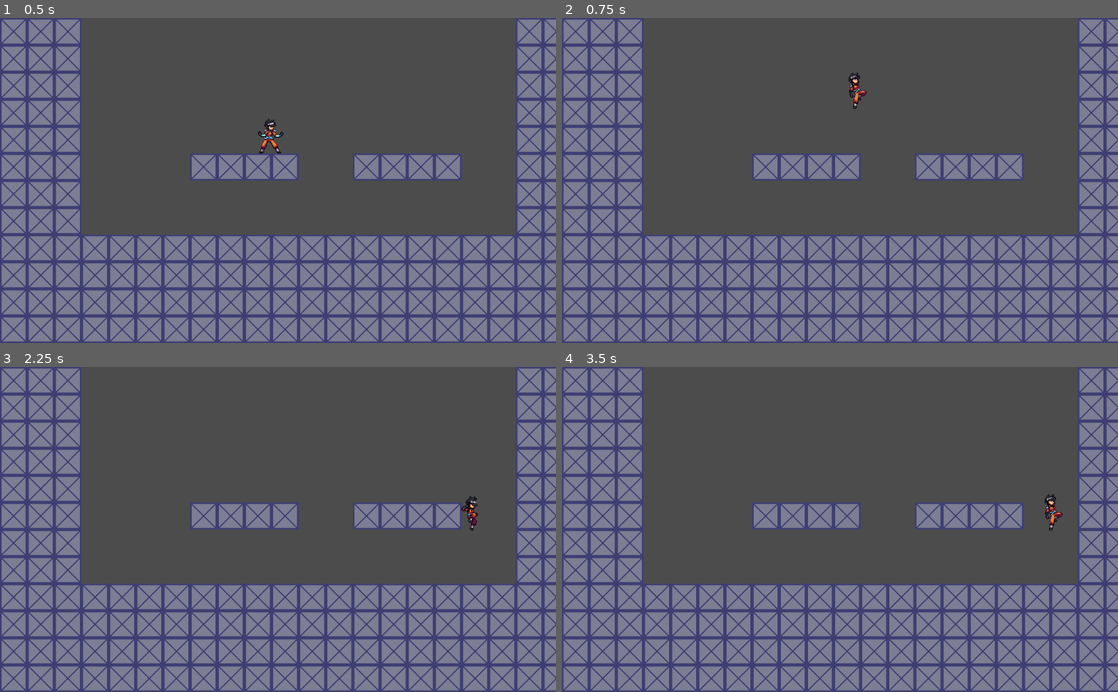
Above: before the commit, frames 1-4 (two rows, left to right).
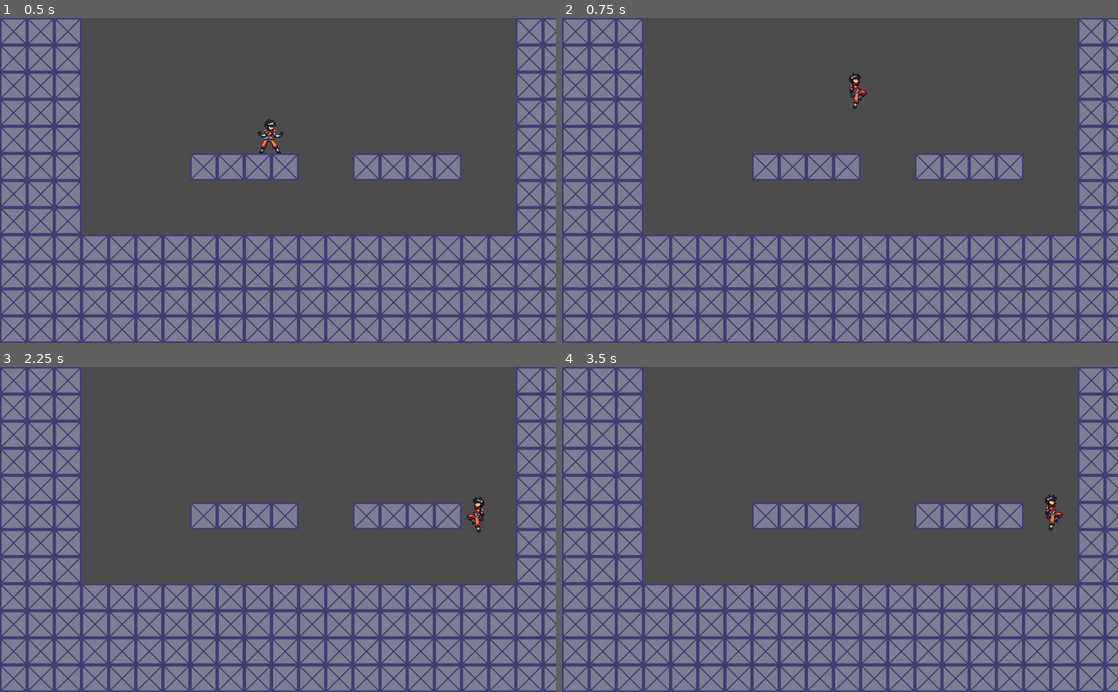
Above: after the commit, the same moments.

Repository: SpriteStar0/MeganEngine
Game: Godot game, scene res://Levels/Test Level Temp.tscn
The game is run twice, just before and just after one commit, with the same random seed, the same clock (stepped at 60 frames per second) and the same inputs.
Inputs:
- Up to frame 1 (0.5 s): no input
- Up to frame 2 (0.75 s): hold D (Move_right) from 0.53 s (still down); tap K (Jump) at 0.6 s
- Up to frame 3 (2.25 s): tap K (Jump) at 0.77, 1.07, 1.52, 1.55, 1.82, 2.1 s; tap Enter at 1.25 s; tap J (Shoot) at 1.35 s; release D (Move_right) at 2.03 s; hold A (Move_left) from 2.03 s (still down)
- Up to frame 4 (3.5 s): release A (Move_left) at 2.78 s; hold D (Move_right) from 2.78 s (still down); tap J (Shoot) at 2.85 s; tap K (Jump) at 3.02, 3.05, 3.32 s

Frame 1 is identical in both runs. In frame 2, less than 0.1% of the frame differs, in the area x 51-55%, y 16-27%; in frame 3, 0.3%, in the area x 83-88%, y 39-52%; in frame 4, less than 0.1%.

Commit message:
9.4.22 Build

Diff:
--- a/Player.gd
+++ b/Player.gd
@@ -48,7 +48,7 @@
 		movement_state = MovementState.IDLE
 		change_animation()
 	else:
-		$AnimationPlayer.seek(0.47)
+		$AnimationPlayer.seek(0.4)
 
 func set_can_fire(enabled):
 	can_fire = enabled
--- a/Player.tscn
+++ b/Player.tscn
@@ -6,6 +6,7 @@
 [ext_resource path="res://Sprites1/p_claire_standingfire.png" type="Texture" id=4]
 [ext_resource path="res://Sprites1/p_claire_runningfire.png" type="Texture" id=5]
 [ext_resource path="res://Sprites1/p_claire_jump.png" type="Texture" id=6]
+[ext_resource path="res://Sprites1/p_claire_jumpfire.png" type="Texture" id=7]
 
 [sub_resource type="CapsuleShape2D" id=16]
 radius = 11.0
@@ -303,9 +304,9 @@
 "values": [ false ]
 }
 
-[sub_resource type="Animation" id=26]
-resource_name = "ClaireJumpDefault_R"
-length = 0.7
+[sub_resource type="Animation" id=28]
+resource_name = "ClaireJumpAttackDefault_L"
+length = 0.65
 loop = true
 step = 0.01
 tracks/0/type = "value"
@@ -318,7 +319,7 @@
 "times": PoolRealArray( 0 ),
 "transitions": PoolRealArray( 1 ),
 "update": 1,
-"values": [ ExtResource( 6 ) ]
+"values": [ ExtResource( 7 ) ]
 }
 tracks/1/type = "value"
 tracks/1/path = NodePath(".:hframes")
@@ -339,7 +340,7 @@
 tracks/2/imported = false
 tracks/2/enabled = true
 tracks/2/keys = {
-"times": PoolRealArray( 0, 0.07, 0.17, 0.28, 0.36, 0.47, 0.57, 0.64 ),
+"times": PoolRealArray( -0.07, 0, 0.1, 0.21, 0.29, 0.4, 0.5, 0.57 ),
 "transitions": PoolRealArray( 1, 1, 1, 1, 1, 1, 1, 1 ),
 "update": 1,
 "values": [ 0, 1, 2, 3, 4, 5, 6, 7 ]
@@ -354,7 +355,7 @@
 "times": PoolRealArray( 0 ),
 "transitions": PoolRealArray( 1 ),
 "update": 0,
-"values": [ Vector2( 6, -32 ) ]
+"values": [ Vector2( -6, -32 ) ]
 }
 tracks/4/type = "value"
 tracks/4/path = NodePath(".:flip_h")
@@ -366,7 +367,7 @@
 "times": PoolRealArray( 0 ),
 "transitions": PoolRealArray( 1 ),
 "update": 1,
-"values": [ false ]
+"values": [ true ]
 }
 tracks/5/type = "method"
 tracks/5/path = NodePath("..")
@@ -375,7 +376,299 @@
 tracks/5/imported = false
 tracks/5/enabled = true
 tracks/5/keys = {
-"times": PoolRealArray( 0.57 ),
+"times": PoolRealArray( 0.5 ),
+"transitions": PoolRealArray( 1 ),
+"values": [ {
+"args": [  ],
+"method": "loop_falling"
+} ]
+}
+tracks/6/type = "method"
+tracks/6/path = NodePath("..")
+tracks/6/interp = 1
+tracks/6/loop_wrap = true
+tracks/6/imported = false
+tracks/6/enabled = true
+tracks/6/keys = {
+"times": PoolRealArray( 0, 0.14, 0.28, 0.42, 0.56 ),
+"transitions": PoolRealArray( 1, 1, 1, 1, 1 ),
+"values": [ {
+"args": [  ],
+"method": "shoot_gun"
+}, {
+"args": [  ],
+"method": "shoot_gun"
+}, {
+"args": [  ],
+"method": "shoot_gun"
+}, {
+"args": [  ],
+"method": "shoot_gun"
+}, {
+"args": [  ],
+"method": "shoot_gun"
+} ]
+}
+
+[sub_resource type="Animation" id=29]
+resource_name = "ClaireJumpAttackDefault_R"
+length = 0.65
+loop = true
+step = 0.01
+tracks/0/type = "value"
+tracks/0/path = NodePath(".:texture")
+tracks/0/interp = 1
+tracks/0/loop_wrap = true
+tracks/0/imported = false
+tracks/0/enabled = true
+tracks/0/keys = {
+"times": PoolRealArray( 0 ),
+"transitions": PoolRealArray( 1 ),
+"update": 1,
+"values": [ ExtResource( 7 ) ]
+}
+tracks/1/type = "value"
+tracks/1/path = NodePath(".:hframes")
+tracks/1/interp = 1
+tracks/1/loop_wrap = true
+tracks/1/imported = false
+tracks/1/enabled = true
+tracks/1/keys = {
+"times": PoolRealArray( 0 ),
+"transitions": PoolRealArray( 1 ),
+"update": 1,
+"values": [ 8 ]
+}
+tracks/2/type = "value"
+tracks/2/path = NodePath(".:frame")
+tracks/2/interp = 1
+tracks/2/loop_wrap = true
+tracks/2/imported = false
+tracks/2/enabled = true
+tracks/2/keys = {
+"times": PoolRealArray( -0.07, 0, 0.1, 0.21, 0.29, 0.4, 0.5, 0.57 ),
+"transitions": PoolRealArray( 1, 1, 1, 1, 1, 1, 1, 1 ),
+"update": 1,
+"values": [ 0, 1, 2, 3, 4, 5, 6, 7 ]
+}
+tracks/3/type = "value"
+tracks/3/path = NodePath(".:offset")
+tracks/3/interp = 1
+tracks/3/loop_wrap = true
+tracks/3/imported = false
+tracks/3/enabled = true
+tracks/3/keys = {
+"times": PoolRealArray( 0 ),
+"transitions": PoolRealArray( 1 ),
+"update": 0,
+"values": [ Vector2( 6, -32 ) ]
+}
+tracks/4/type = "value"
+tracks/4/path = NodePath(".:flip_h")
+tracks/4/interp = 1
+tracks/4/loop_wrap = true
+tracks/4/imported = false
+tracks/4/enabled = true
+tracks/4/keys = {
+"times": PoolRealArray( 0 ),
+"transitions": PoolRealArray( 1 ),
+"update": 1,
+"values": [ false ]
+}
+tracks/5/type = "method"
+tracks/5/path = NodePath("..")
+tracks/5/interp = 1
+tracks/5/loop_wrap = true
+tracks/5/imported = false
+tracks/5/enabled = true
+tracks/5/keys = {
+"times": PoolRealArray( 0.5 ),
+"transitions": PoolRealArray( 1 ),
+"values": [ {
+"args": [  ],
+"method": "loop_falling"
+} ]
+}
+tracks/6/type = "method"
+tracks/6/path = NodePath("..")
+tracks/6/interp = 1
+tracks/6/loop_wrap = true
+tracks/6/imported = false
+tracks/6/enabled = true
+tracks/6/keys = {
+"times": PoolRealArray( 0, 0.14, 0.28, 0.42, 0.56 ),
+"transitions": PoolRealArray( 1, 1, 1, 1, 1 ),
+"values": [ {
+"args": [  ],
+"method": "shoot_gun"
+}, {
+"args": [  ],
+"method": "shoot_gun"
+}, {
+"args": [  ],
+"method": "shoot_gun"
+}, {
+"args": [  ],
+"method": "shoot_gun"
+}, {
+"args": [  ],
+"method": "shoot_gun"
+} ]
+}
+
+[sub_resource type="Animation" id=27]
+resource_name = "ClaireJumpDefault_L"
+length = 0.65
+loop = true
+step = 0.01
+tracks/0/type = "value"
+tracks/0/path = NodePath(".:texture")
+tracks/0/interp = 1
+tracks/0/loop_wrap = true
+tracks/0/imported = false
+tracks/0/enabled = true
+tracks/0/keys = {
+"times": PoolRealArray( 0 ),
+"transitions": PoolRealArray( 1 ),
+"update": 1,
+"values": [ ExtResource( 6 ) ]
+}
+tracks/1/type = "value"
+tracks/1/path = NodePath(".:hframes")
+tracks/1/interp = 1
+tracks/1/loop_wrap = true
+tracks/1/imported = false
+tracks/1/enabled = true
+tracks/1/keys = {
+"times": PoolRealArray( 0 ),
+"transitions": PoolRealArray( 1 ),
+"update": 1,
+"values": [ 8 ]
+}
+tracks/2/type = "value"
+tracks/2/path = NodePath(".:frame")
+tracks/2/interp = 1
+tracks/2/loop_wrap = true
+tracks/2/imported = false
+tracks/2/enabled = true
+tracks/2/keys = {
+"times": PoolRealArray( -0.07, 0, 0.1, 0.21, 0.29, 0.4, 0.5, 0.57 ),
+"transitions": PoolRealArray( 1, 1, 1, 1, 1, 1, 1, 1 ),
+"update": 1,
+"values": [ 0, 1, 2, 3, 4, 5, 6, 7 ]
+}
+tracks/3/type = "value"
+tracks/3/path = NodePath(".:offset")
+tracks/3/interp = 1
+tracks/3/loop_wrap = true
+tracks/3/imported = false
+tracks/3/enabled = true
+tracks/3/keys = {
+"times": PoolRealArray( 0 ),
+"transitions": PoolRealArray( 1 ),
+"update": 0,
+"values": [ Vector2( 6, -32 ) ]
+}
+tracks/4/type = "value"
+tracks/4/path = NodePath(".:flip_h")
+tracks/4/interp = 1
+tracks/4/loop_wrap = true
+tracks/4/imported = false
+tracks/4/enabled = true
+tracks/4/keys = {
+"times": PoolRealArray( 0 ),
+"transitions": PoolRealArray( 1 ),
+"update": 1,
+"values": [ true ]
+}
+tracks/5/type = "method"
+tracks/5/path = NodePath("..")
+tracks/5/interp = 1
+tracks/5/loop_wrap = true
+tracks/5/imported = false
+tracks/5/enabled = true
+tracks/5/keys = {
+"times": PoolRealArray( 0.5 ),
+"transitions": PoolRealArray( 1 ),
+"values": [ {
+"args": [  ],
+"method": "loop_falling"
+} ]
+}
+
+[sub_resource type="Animation" id=26]
+resource_name = "ClaireJumpDefault_R"
+length = 0.65
+loop = true
+step = 0.01
+tracks/0/type = "value"
+tracks/0/path = NodePath(".:texture")
+tracks/0/interp = 1
+tracks/0/loop_wrap = true
+tracks/0/imported = false
+tracks/0/enabled = true
+tracks/0/keys = {
+"times": PoolRealArray( 0 ),
+"transitions": PoolRealArray( 1 ),
+"update": 1,
+"values": [ ExtResource( 6 ) ]
+}
+tracks/1/type = "value"
+tracks/1/path = NodePath(".:hframes")
+tracks/1/interp = 1
+tracks/1/loop_wrap = true
+tracks/1/imported = false
+tracks/1/enabled = true
+tracks/1/keys = {
+"times": PoolRealArray( 0 ),
+"transitions": PoolRealArray( 1 ),
+"update": 1,
+"values": [ 8 ]
+}
+tracks/2/type = "value"
+tracks/2/path = NodePath(".:frame")
+tracks/2/interp = 1
+tracks/2/loop_wrap = true
+tracks/2/imported = false
+tracks/2/enabled = true
+tracks/2/keys = {
+"times": PoolRealArray( -0.07, 0, 0.1, 0.21, 0.29, 0.4, 0.5, 0.57 ),
+"transitions": PoolRealArray( 1, 1, 1, 1, 1, 1, 1, 1 ),
+"update": 1,
+"values": [ 0, 1, 2, 3, 4, 5, 6, 7 ]
+}
+tracks/3/type = "value"
+tracks/3/path = NodePath(".:offset")
+tracks/3/interp = 1
+tracks/3/loop_wrap = true
+tracks/3/imported = false
+tracks/3/enabled = true
+tracks/3/keys = {
+"times": PoolRealArray( 0 ),
+"transitions": PoolRealArray( 1 ),
+"update": 0,
+"values": [ Vector2( 6, -32 ) ]
+}
+tracks/4/type = "value"
+tracks/4/path = NodePath(".:flip_h")
+tracks/4/interp = 1
+tracks/4/loop_wrap = true
+tracks/4/imported = false
+tracks/4/enabled = true
+tracks/4/keys = {
+"times": PoolRealArray( 0 ),
+"transitions": PoolRealArray( 1 ),
+"update": 1,
+"values": [ false ]
+}
+tracks/5/type = "method"
+tracks/5/path = NodePath("..")
+tracks/5/interp = 1
+tracks/5/loop_wrap = true
+tracks/5/imported = false
+tracks/5/enabled = true
+tracks/5/keys = {
+"times": PoolRealArray( 0.5 ),
 "transitions": PoolRealArray( 1 ),
 "values": [ {
 "args": [  ],
@@ -729,9 +1022,10 @@
 [node name="Claire" type="Sprite" parent="."]
 position = Vector2( -1.5, 9 )
 texture = ExtResource( 4 )
-offset = Vector2( 6, -32 )
+offset = Vector2( -6, -32 )
+flip_h = true
 hframes = 2
-frame = 5
+frame = 6
 
 [node name="ClaireHitbox" type="CollisionShape2D" parent="."]
 position = Vector2( -1.5, -20 )
@@ -743,6 +1037,9 @@
 anims/ClaireIdleAttackDefault_R = SubResource( 22 )
 anims/ClaireIdleDefault_L = SubResource( 19 )
 anims/ClaireIdleDefault_R = SubResource( 17 )
+anims/ClaireJumpAttackDefault_L = SubResource( 28 )
+anims/ClaireJumpAttackDefault_R = SubResource( 29 )
+anims/ClaireJumpDefault_L = SubResource( 27 )
 anims/ClaireJumpDefault_R = SubResource( 26 )
 anims/ClaireRunAttackDefault_L = SubResource( 24 )
 anims/ClaireRunAttackDefault_R = SubResource( 25 )
Not shown: 1 places in Player.tscn that only renumber resources
